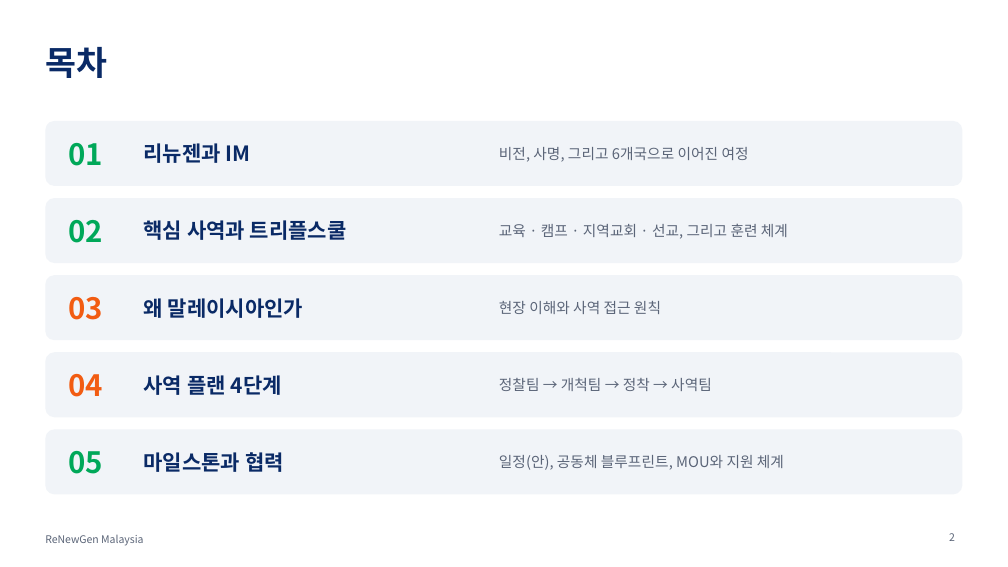
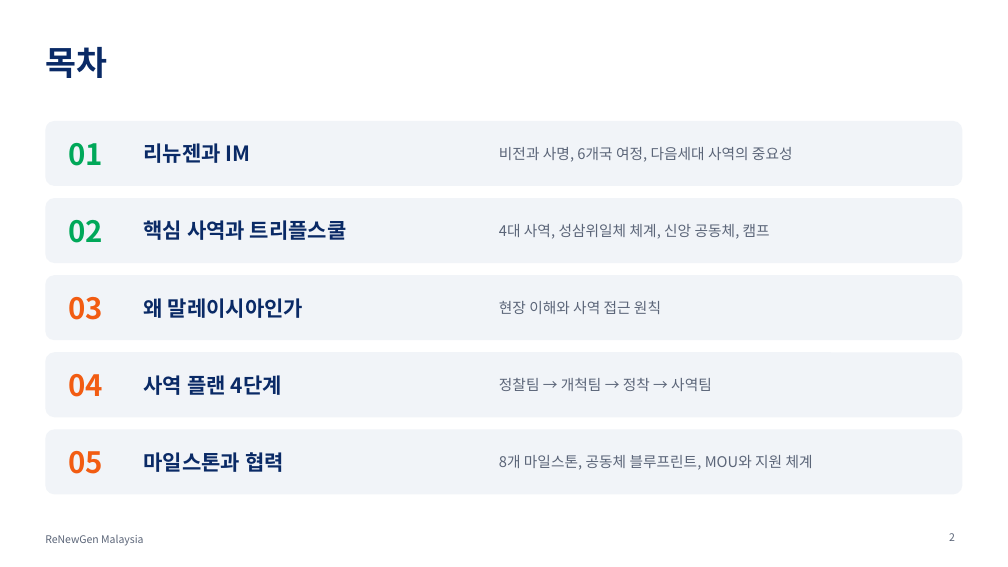
Before and after one commit to ChampionJohan/Johan, a slide deck: slide 2 of renewgen-malaysia/ReNewGen_Malaysia_KO.pptx. Drawn at 1008x567 pixels with LibreOffice and Linux fonts; fonts in the diff are those of the drawing. Boxes give left, top, right and bottom in pixels: in the first picture for what was removed or moved away, otherwise in the second. Text is boxed around its words. In the diff, an @@ line names an element or a change of style, - is before the commit and + after.

```diff
--- a/renewgen-malaysia/ReNewGen_Malaysia_KO.pptx
+++ b/renewgen-malaysia/ReNewGen_Malaysia_KO.pptx
@@ text at (499,147,793,162): text changed @@
-비전, 사명, 그리고 6개국으로 이어진 여정
+비전과 사명, 6개국 여정, 다음세대 사역의 중요성
@@ text at (499,224,770,239): text changed @@
-교육 · 캠프 · 지역교회 · 선교, 그리고 훈련 체계
+4대 사역, 성삼위일체 체계, 신앙 공동체, 캠프
@@ text "05" at (68,451,103,474): text colour #00A859 to #F25C12 @@
@@ text at (499,455,813,470): text changed @@
-일정(안), 공동체 블루프린트, MOU와 지원 체계
+8개 마일스톤, 공동체 블루프린트, MOU와 지원 체계
```
Also in this commit, not shown: 7 other slides changed, 3 slides added, 9 other files.
